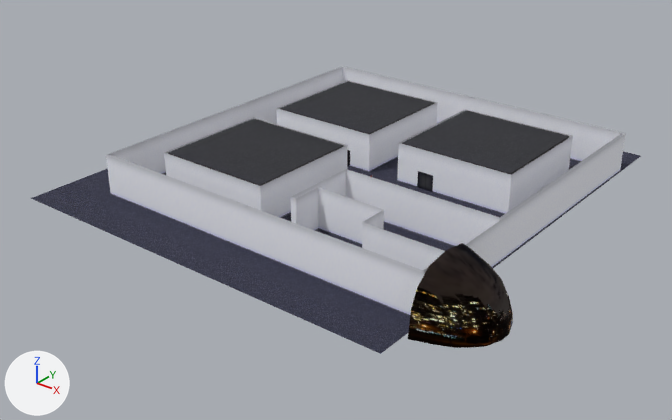
The Blender file sourceModels/cinema/Cinema.blend: old version first, new version second.
Before and after are seen from a 50 mm camera at (71.8, -98.1, 54.5) aimed at (-1.9, -5.9, -2.7). The axes (+X, +Y, +Z) are drawn at lower left. The lights are the same throughout.

The scene before the commit, as lines of its bpy script (objects in view):
```python
me_plane = bpy.data.meshes.new('Plane')
me_plane.from_pydata(...)  # 1138 vertices, 955 faces; spans x -25.9..26.0, y -25.9..25.9, z 0.0..6.0
# faces by material slot: [184, 717, 6, 48]
me_plane.materials.append(mat_material_001)  # picture img_theaterwall_png
me_plane.materials.append(mat_material_004)  # picture img_theaterinsidewall_png
me_plane.materials.append(mat_screen)  # picture img_theaterscreen_png
me_plane.materials.append(mat_material_006)  # picture img_theatercarpetlights_png
me_plane_002 = bpy.data.meshes.new('Plane.002')
me_plane_002.from_pydata(...)  # 4 vertices, 1 face; spans x -33.6..26.0, y -33.6..33.6, z 0.0
me_plane_002.materials.append(mat_material_002)  # picture img_theatercarpet_png
me_plane_011 = bpy.data.meshes.new('Plane.011')
me_plane_011.from_pydata(...)  # 84 vertices, 75 faces; spans x 26.03..34.45, y -29.67..-16.23, z 0.0..7.71
me_plane_011.polygons.foreach_set('use_smooth', [True] * 75)
me_plane_011.materials.append(mat_material_009)  # picture img_outside_png
ob_floor = bpy.data.objects.new('Floor', me_plane_002)
ob_floor.location = (0.0, 0.0, 0.0)
ob_outside = bpy.data.objects.new('Outside', me_plane_011)
ob_outside.location = (0.0, 0.0, 0.0)
ob_theater = bpy.data.objects.new('Theater', me_plane)
ob_theater.location = (0.0, 0.0, 0.0)
```
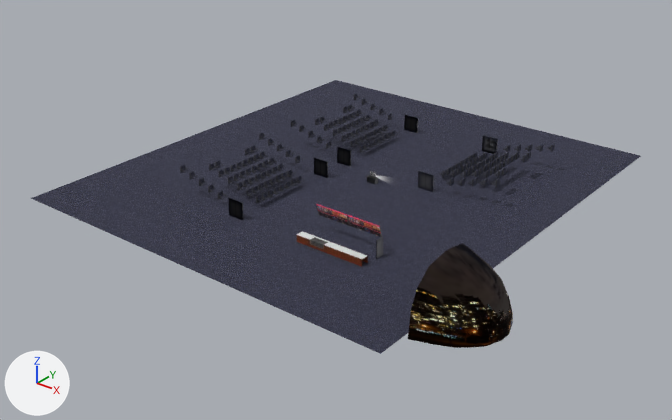
The change, as a diff of the scene's bpy script:
```diff
--- a/sourceModels/cinema/Cinema.blend.py
+++ b/sourceModels/cinema/Cinema.blend.py
@@ img_filmreel_png @@
+img_filmreel_png = load_image('filmReel.png', 'filmReel.png', 256, 256, 'sRGB')
@@ img_store_png @@
+img_store_png = load_image('store.png', 'store.png', 512, 512, 'sRGB')
@@ mat_material @@
+mat_material = principled_material('Material')
+mat_material.texture = img_filmreel_png
@@ mat_store @@
+mat_store = principled_material('Store')
+mat_store.texture = img_store_png
@@ me_cube @@
+me_cube.from_pydata(...)  # 164 vertices, 156 faces; spans x -0.75..0.75, y -0.35..0.35, z -0.27..1.62
+me_cube.materials.append(mat_material)  # picture img_filmreel_png
@@ me_plane_013 @@
+me_plane_013.from_pydata(...)  # 10 vertices, 2 faces; spans x 5.57..7.78, y -20.4..-19.52, z 1.13..1.76
+me_plane_013.materials.append(mat_store)  # picture img_store_png
@@ me_plane_001 @@
+me_plane_001.from_pydata(...)  # 50 vertices, 31 faces; spans x 3.41..13.62, y -20.4..-16.21, z 0.74..4.63
+me_plane_001.materials.append(mat_store)  # picture img_store_png
@@ me_plane_012 @@
+me_plane_012.from_pydata(...)  # 9 vertices, 6 faces; spans x 0.0..1.26, y -0.08..0.08, z -2.55..0.0
+me_plane_012.materials.append(mat_material_007)  # picture img_theaterdoors_png
@@ ob_theater @@
 ob_theater.location = (0.0, 0.0, 0.0)
+ob_theater.hide_set(True)
@@ ob_filmplayer @@
+ob_filmplayer = bpy.data.objects.new('FilmPlayer', me_cube)
+ob_filmplayer.location = (0.0, 0.0, 0.0)
@@ ob_glass @@
+ob_glass = bpy.data.objects.new('Glass', me_plane_013)
+ob_glass.parent = ob_store
+ob_glass.location = (0.0, 0.0, 0.0)
@@ ob_store @@
+ob_store = bpy.data.objects.new('Store', me_plane_001)
+ob_store.location = (0.0, 0.0, -0.8)
@@ ob_storedoor @@
+ob_storedoor = bpy.data.objects.new('StoreDoor', me_plane_012)
+ob_storedoor.parent = ob_theater
+ob_storedoor.location = (13.81, -17.78, 0.0)
+ob_storedoor.rotation_euler = (-3.142, 0.0, 1.571)  # degrees (-180, 0, 90)
```

Boxes (x1, y1, x2, y2) around the edits, measured in the pictures (672 x 420 px):
'Theater', hidden: before (106, 66, 626, 316)
'Store', added: after (297, 204, 382, 267)
'StoreDoor', added: after (376, 236, 383, 259)
'Glass', added: after (310, 237, 328, 249)
'FilmPlayer', added: after (367, 173, 378, 185)
'Floor', unchanged, uncovered by the edit: before (31, 151, 641, 354); after (31, 80, 641, 354)
'Seats.001', unchanged, uncovered by the edit: after (180, 132, 304, 203)
'Seats', unchanged, uncovered by the edit: after (291, 94, 399, 153)
'Seats.002', unchanged, uncovered by the edit: after (439, 144, 555, 187)
